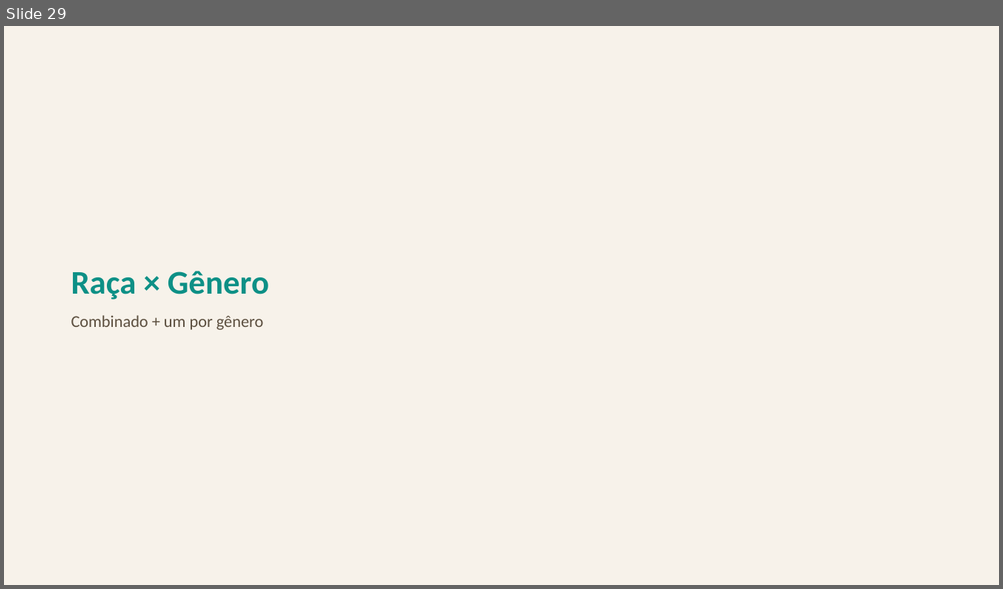
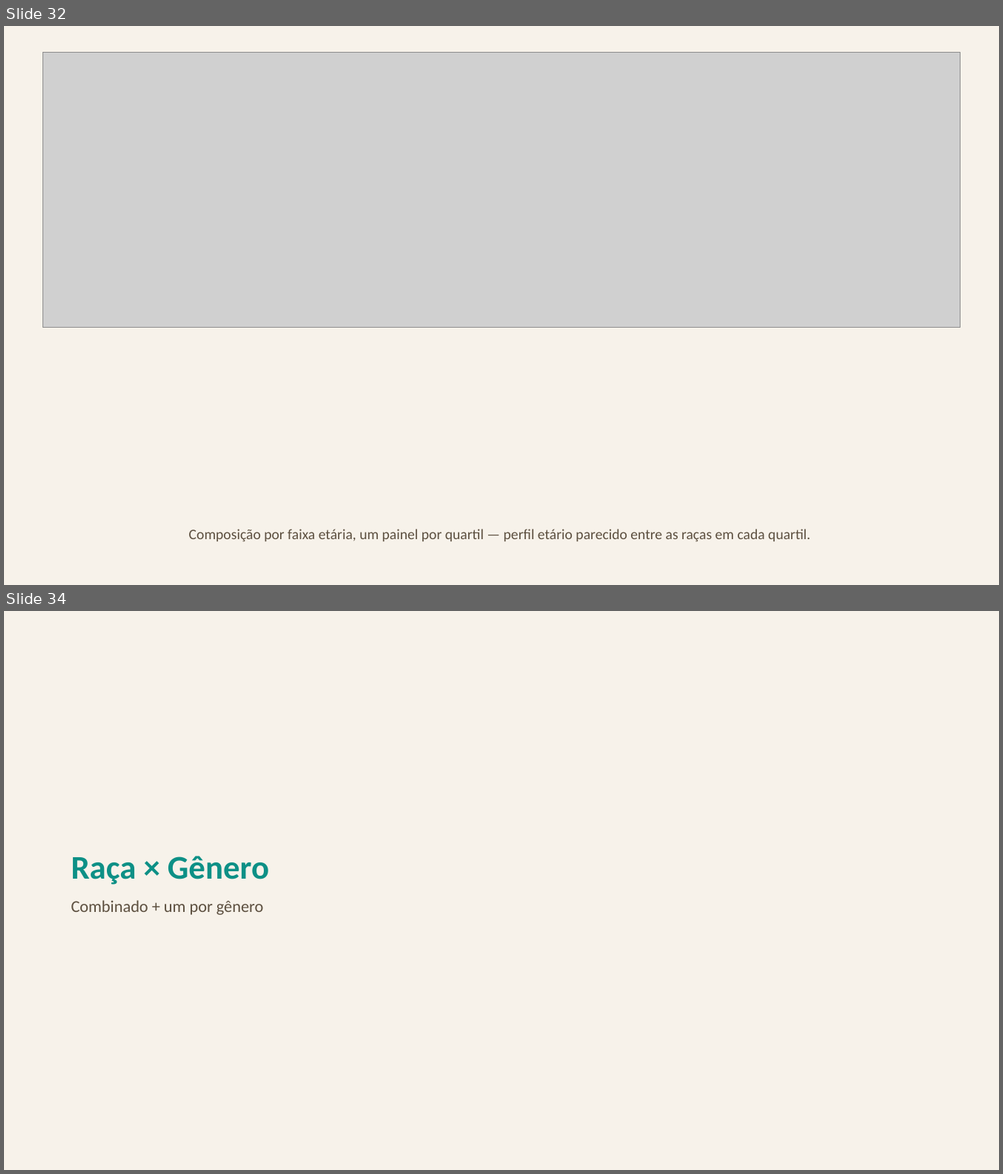
Before and after one commit to FelipeSantanaJ/Hub-Racial-Brasil, a slide deck: docs/Datahub_Racial_Brasil_Fase1.pptx. Shown one above the other, each under a label of ours: slide 29 before the commit, slides 32 and 34 after it; the slides between them are not shown. The pictures are 1003x589 and 1003x1174 pixels, drawn with LibreOffice and Linux fonts; fonts in the diff are those of the drawing; grey boxes stand for pictures. Boxes give left, top, right and bottom in pixels: in the first picture for what was removed or moved away, otherwise in the second. Text is boxed around its words. In the diff, an @@ line names an element or a change of style, - is before the commit and + after.

Commit message:
Adiciona decomposição dos 4 quartis de renda por raça (corrige escopo)
O pedido original era uma decomposição histórica dos 4 quartis da
população, usando o topo 10% só como exemplo — a entrega anterior cobriu
só o exemplo (P90), não o pedido completo. gerar_perfil_quartis_racial
generaliza gerar_perfil_topo10_racial pros 4 quartis (P25/P50/P75
calculados DENTRO de cada raça), com as mesmas 4 dimensões de composição
(gênero, faixa etária, geração, escolaridade) e a mesma ressalva de
heaping de renda já documentada. O topo 10% continua publicado à parte
como recorte complementar mais estreito.

Achado mais forte: o hiato educacional entre Negra e Branca cresce
conforme sobe o quartil de renda — de ~6 p.p. no quartil mais pobre pra
~32 p.p. no mais rico — confirmando com o painel completo o padrão já
visto isoladamente no topo 10%.

63 gráficos (era 59), apresentação com 82 slides (era 77), 20 datasets
(era 19).

```diff
--- a/docs/Datahub_Racial_Brasil_Fase1.pptx
+++ b/docs/Datahub_Racial_Brasil_Fase1.pptx
@@ slide 32 added at [4,26,999,585], background #F7F2EA @@
@@ picture added at [42,52,961,327] @@
@@ text added at [189,529,810,543], 14 pt, text #5C4F3F @@
+Composição por faixa etária, um painel por quartil — perfil etário parecido entre as raças em cada quartil.
@@ what was slide 29 is now slide 34 @@
```
Also in this commit, not shown: 4 other slides added, 12 other files.
